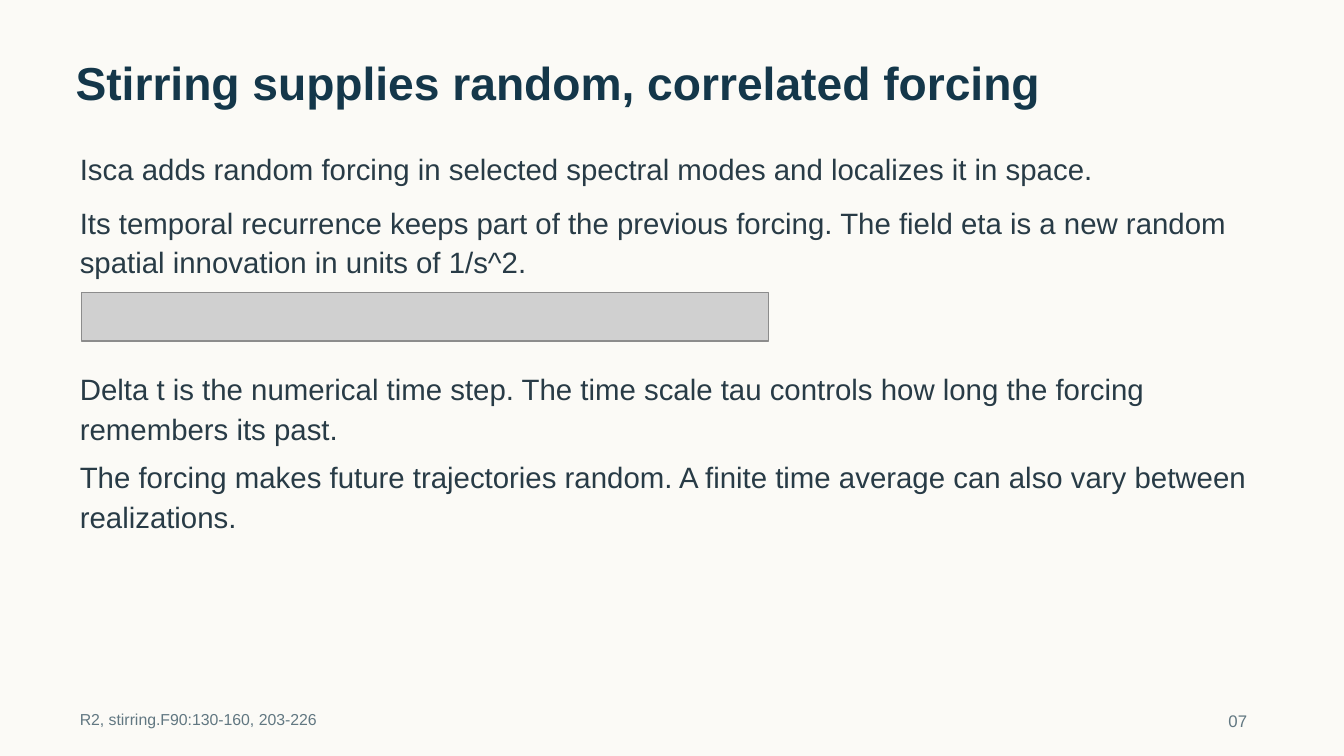
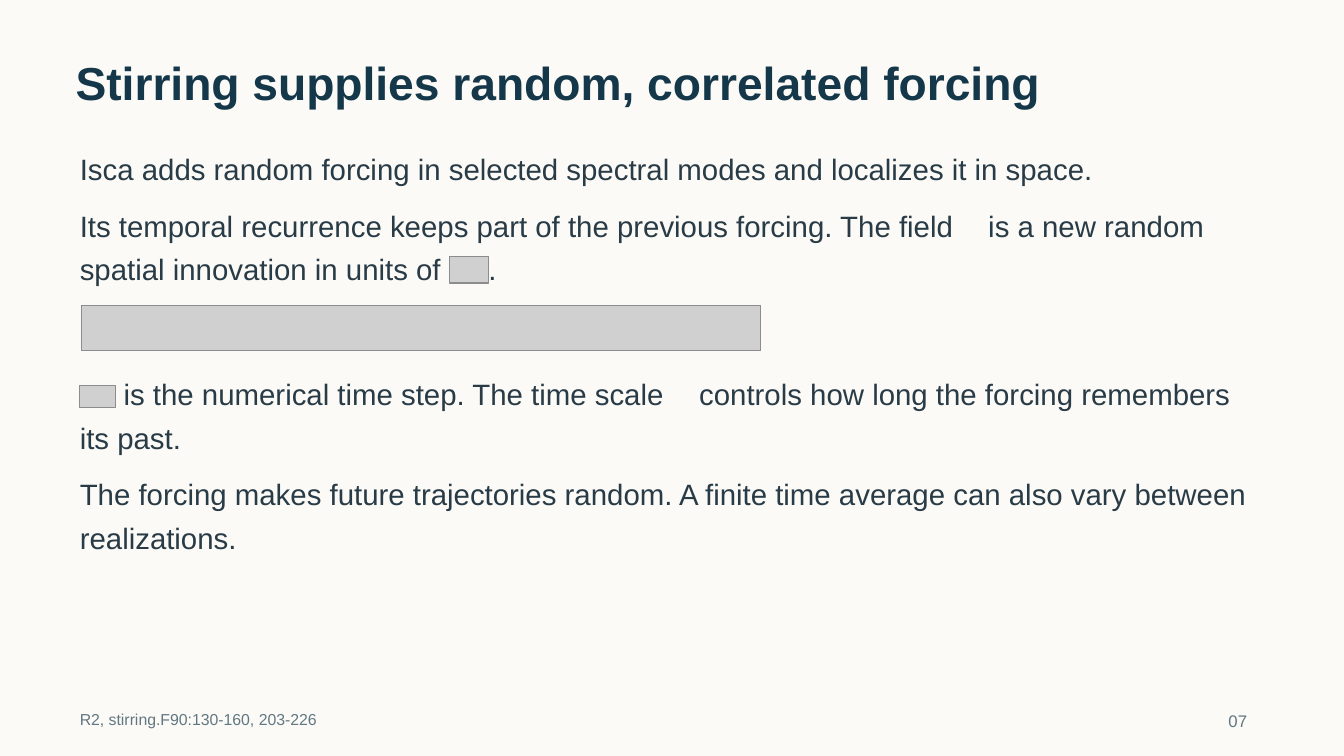
Before and after one commit to tglanz/climatology, a slide deck: slide 7 of presentations/bve-harmonics-sfno/bve-harmonics-sfno.pptx. Drawn at 1344x756 pixels with LibreOffice and Linux fonts; fonts in the diff are those of the drawing; grey boxes stand for pictures; background and template pictures are left out. Boxes give left, top, right and bottom in pixels: in the first picture for what was removed or moved away, otherwise in the second. Text is boxed around its words. In the diff, an @@ line names an element or a change of style, - is before the commit and + after.

```diff
--- a/presentations/bve-harmonics-sfno/bve-harmonics-sfno.pptx
+++ b/presentations/bve-harmonics-sfno/bve-harmonics-sfno.pptx
@@ text at (80, 215, 953, 243): text changed @@
-Its temporal recurrence keeps part of the previous forcing. The field eta is a new random spatial innovation in units of 1/s^2.
+Its temporal recurrence keeps part of the previous forcing. The field
@@ text added at (988, 215, 1204, 238), 21 pt, text #283B46 @@
+is a new random
@@ text added at (80, 258, 440, 286), 21 pt, text #283B46 @@
+spatial innovation in units of
@@ picture added at (450, 257, 489, 283) @@
@@ text added at (489, 247, 501, 291), 21 pt, text #283B46 @@
+.
@@ picture: place and size @@
-picture at (82, 292, 768, 341)
+picture at (82, 306, 760, 351)
@@ picture added at (80, 385, 115, 407) @@
@@ text at (124, 383, 664, 411): text changed @@
-Delta t is the numerical time step. The time scale tau controls how long the forcing remembers its past.
+is the numerical time step. The time scale
@@ text added at (699, 383, 1230, 411), 21 pt, text #283B46 @@
+controls how long the forcing remembers
@@ text added at (80, 427, 181, 455), 21 pt, text #283B46 @@
+its past.
@@ text at (80, 483, 1246, 511): text changed @@
-The forcing makes future trajectories random. A finite time average can also vary between realizations.
+The forcing makes future trajectories random. A finite time average can also vary between
@@ text added at (80, 527, 237, 550), 21 pt, text #283B46 @@
+realizations.
```
Also in this commit, not shown: 28 other slides changed, 19 slides added, 1 slide removed, 4 other files.
